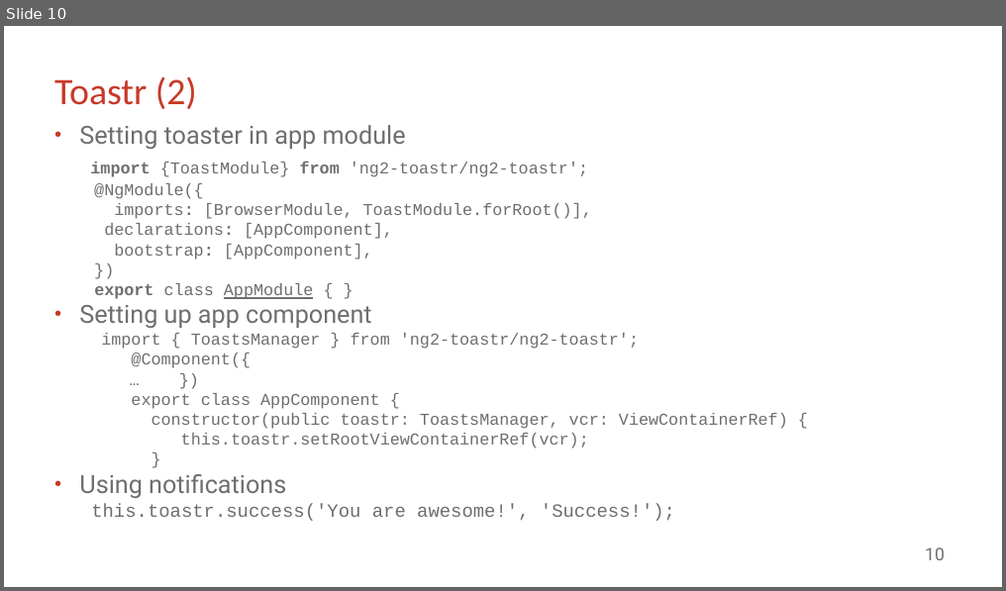
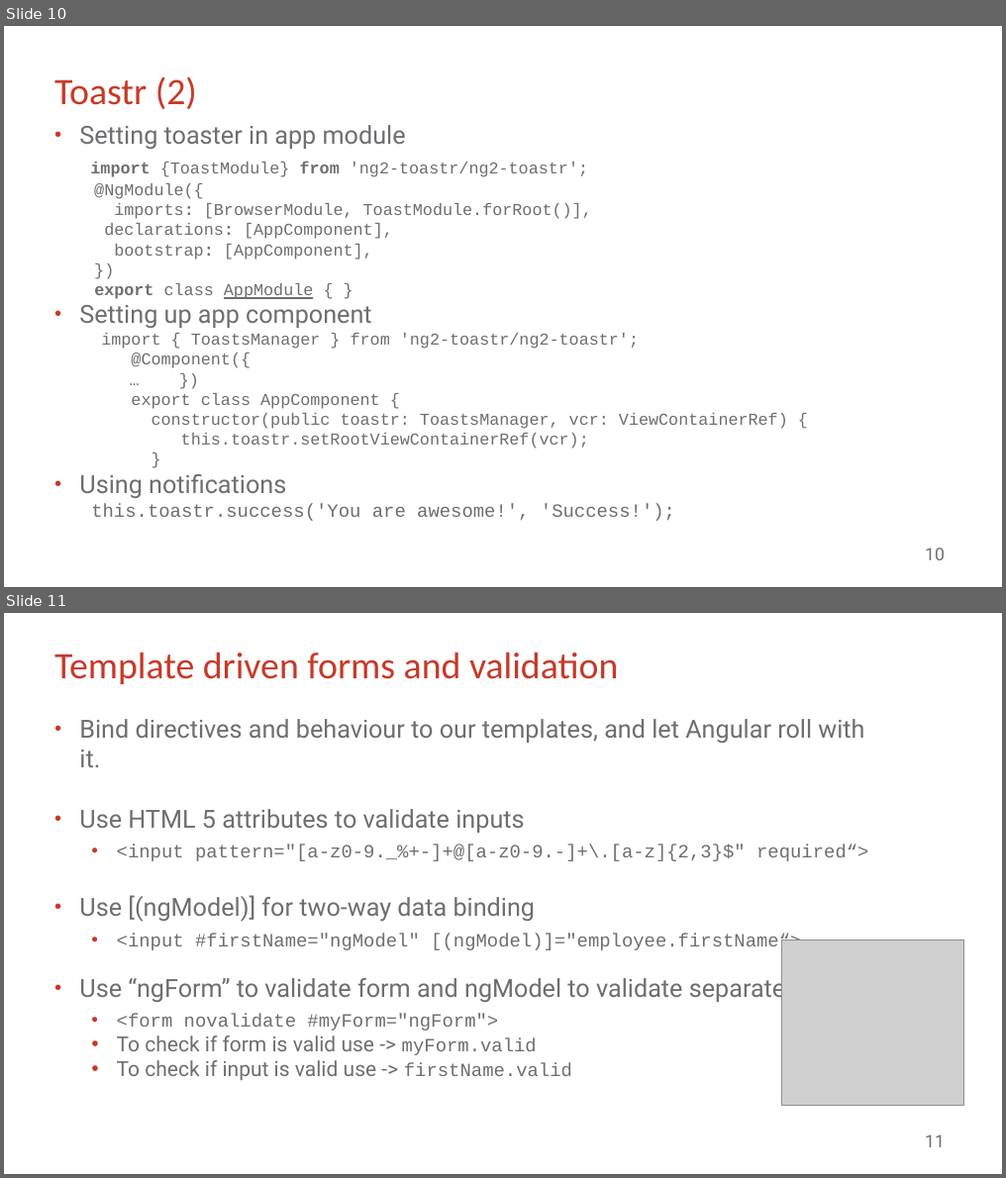
Before and after one commit to ViliusArminas/NRD_Akademija_2018_04, a slide deck: angular_project_part2.pptx. Shown one above the other, each under a label of ours: slide 10 before the commit, slides 10 and 11 after it. The pictures are 1006x591 and 1006x1178 pixels, drawn with LibreOffice and Linux fonts; fonts in the diff are those of the drawing; grey boxes stand for pictures; background and template pictures are left out. Boxes give left, top, right and bottom in pixels: in the first picture for what was removed or moved away, otherwise in the second. Text is boxed around its words. In the diff, an @@ line names an element or a change of style, - is before the commit and + after.

```diff
--- a/angular_project_part2.pptx
+++ b/angular_project_part2.pptx
@@ slide 11 added at bbox=[4, 613, 1002, 1174], background picture (left out) @@
@@ title added at bbox=[54, 652, 618, 684], 36 pt, text #C83927 @@
+Template driven forms and validation
@@ subtitle added at bbox=[79, 719, 868, 1080], 24 pt, text #6D6E71 @@
+• Bind directives and behaviour to our templates, and let Angular roll with it.
+• Use HTML 5 attributes to validate inputs
+  • <input pattern="[a-z0-9._%+-]+@[a-z0-9.-]+\.[a-z]{2,3}$" required“>
+• Use [(ngModel)] for two-way data binding
+  • <input #firstName="ngModel" [(ngModel)]="employee.firstName“>
+• Use “ngForm” to validate form and ngModel to validate separate inputs
+  • <form novalidate #myForm="ngForm">
+  • To check if form is valid use -> myForm.valid
+  • To check if input is valid use -> firstName.valid
@@ picture added at bbox=[782, 940, 963, 1106] @@
@@ page number added at bbox=[925, 1135, 944, 1148], 16.8 pt, text #6D6E71 @@
+11
```
Also in this commit, not shown: 1 slide changed, 1 other file.
